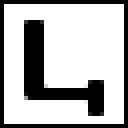
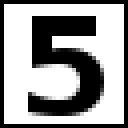
Two versions of the same layered image (128x128). Layer-by-layer changes:
added layer "5" above "4" over bbox(28, 16, 104, 116)
hid "4" over bbox(24, 20, 104, 116)
